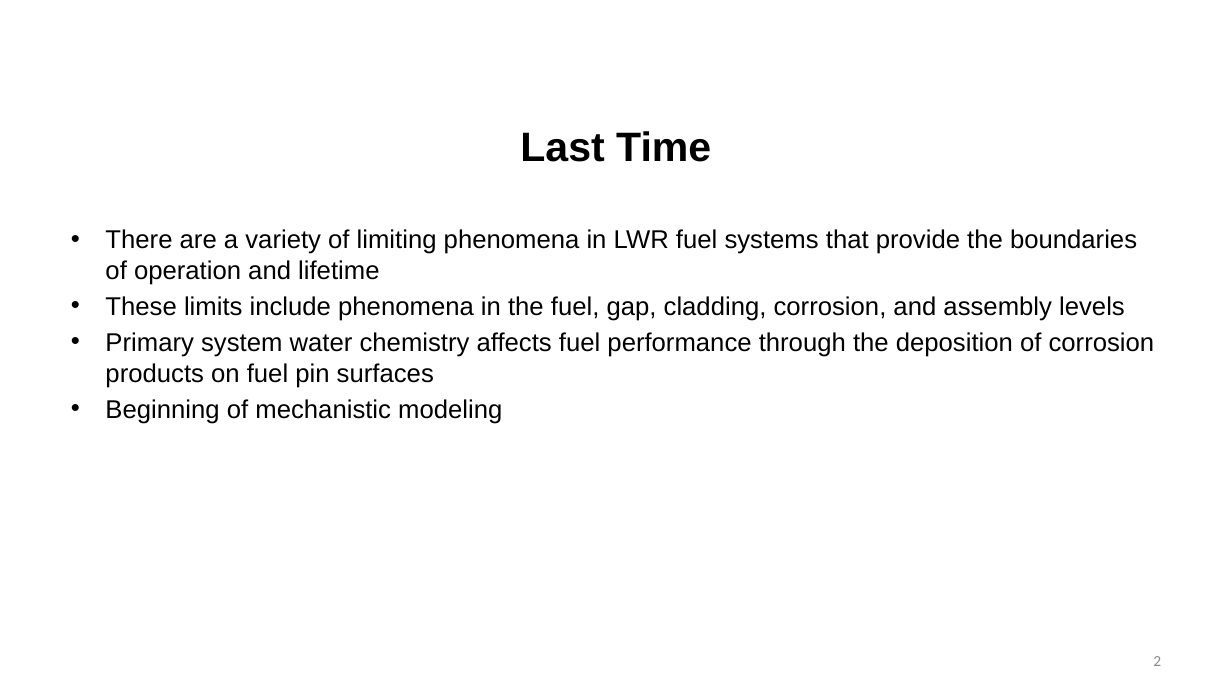
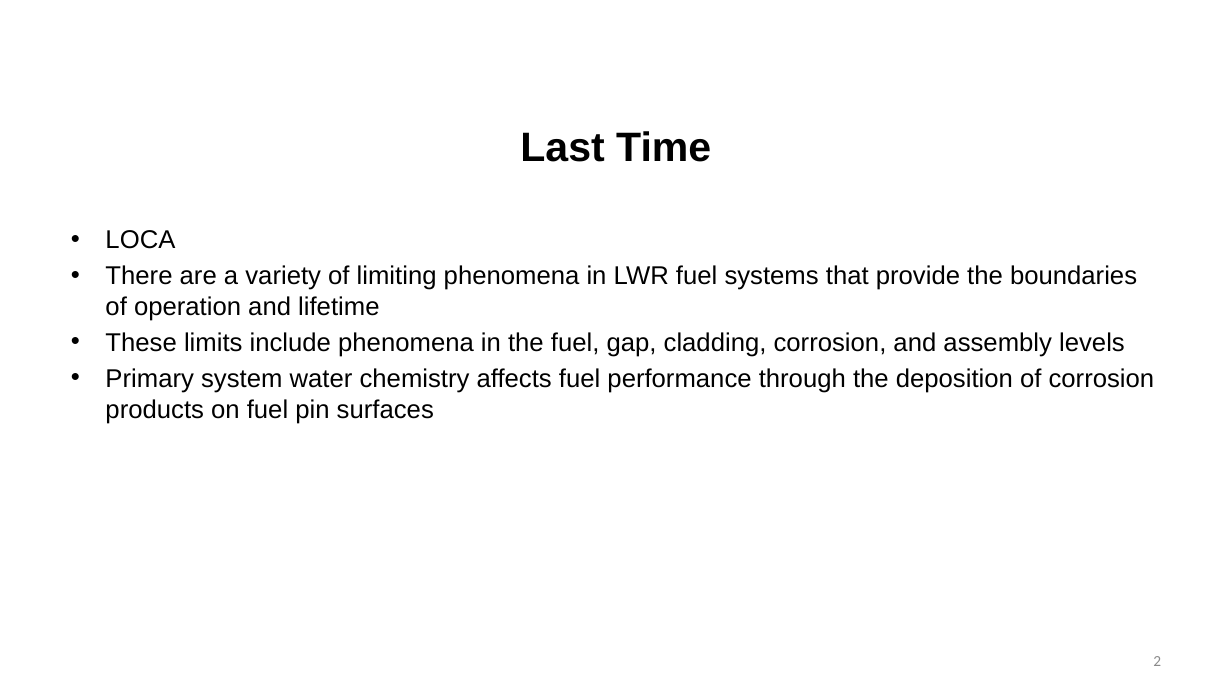
Before and after one commit to benbeeler/TEACHING, a slide deck: slide 2 of Nuclear_Fuel_Performance/NE533_Spring2023/Section4/Lec20_MOX.pptx. Drawn at 1232x693 pixels with LibreOffice and Linux fonts; fonts in the diff are those of the drawing; background and template pictures are left out. Boxes give left, top, right and bottom in pixels: in the first picture for what was removed or moved away, otherwise in the second. Text is boxed around its words. In the diff, an @@ line names an element or a change of style, - is before the commit and + after.

```diff
--- a/Nuclear_Fuel_Performance/NE533_Spring2023/Section4/Lec20_MOX.pptx
+++ b/Nuclear_Fuel_Performance/NE533_Spring2023/Section4/Lec20_MOX.pptx
@@ text at (105, 230, 175, 249): paragraph added @@
+• LOCA
@@ text at (105, 399, 502, 424): paragraph removed @@
-• Beginning of mechanistic modeling
```
Also in this commit, not shown: 1 slide removed, 2 other files.
